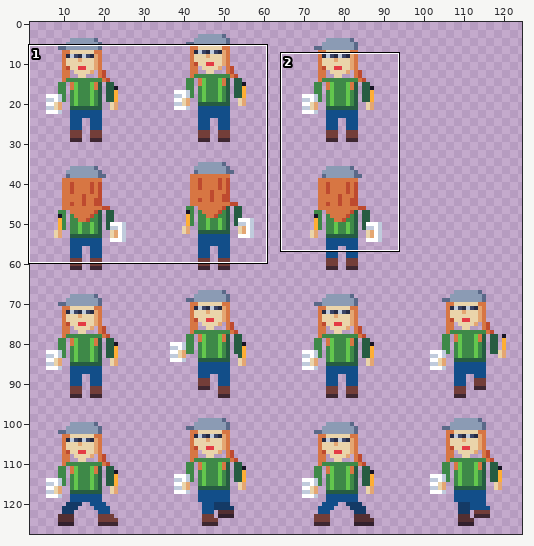
Pixel-art file: assets/textures/characters/pubivisailija_naaras_32.aseprite. The picture above shows the old version from afar; the outline marks the close-up.
Close-up. Earlier state:
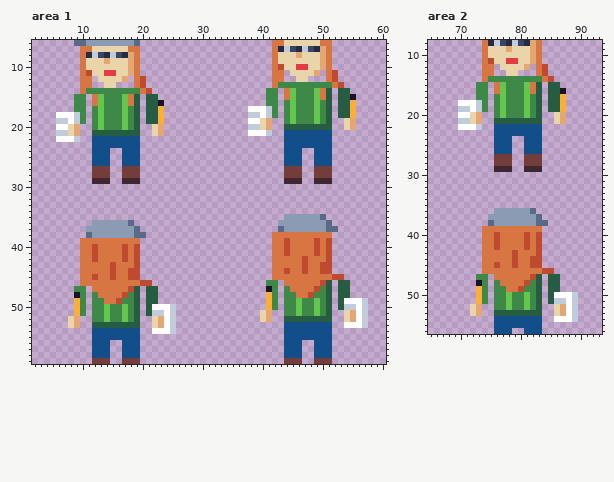
128x128 pixels, 1 frame. Shown: area 1: x 2..60, y 6..59; area 2: x 65..93, y 8..56. The wide view leaves out empty margins. The commit also changed other parts of the picture, which this record leaves out.
After the commit:
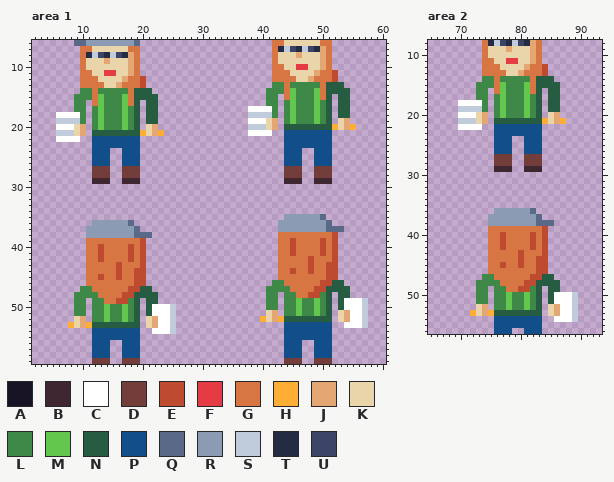
Palette (. is transparent): A #181425  B #3e2731  C #ffffff  D #733e39  E #be4a2f  F #e43b44  G #d77643  H #feae34  J #e4a672  K #ead4aa  L #3e8948  M #63c74d  N #265c42  P #124e89  Q #5a6988  R #8b9bb4  S #c0cbdc  T #262b44  U #3a4466
From old to new:
--- area 1
@@ x 2..60 @@
  9 ........GKKKJKKKJG......................GKKKKKKKJG.........
-10 ........GKKKKKKKJG......................GEKKFFKKJG.........
-11 ........GEKKFFKKJG......................GG.KKKKJ.GE........
-12 ........GG.KKKKJ.GE.....................GG..KK...GE........
-13 ........GG..KK...GE.....................GLLLLLLLLLGE.......
-14 ........GLLLLLLLLLGE...................LL.GMLLLMGN.NN......
-15 .......LL.GMLLLMGN.NN..................LL.GMLLLMGN.NNA.....
-16 .......LL.GMLLLMGN.NNA.................LL.LMLLLMLN.NNH.....
-17 .......LL.LMLLLMLN.NNH..............CCCSL.LMLLLMLN.NNH.....
-18 ....CCCSL.LMLLLMLN.NNH..............SSCSL.LMLLLMLN.NNH.....
-19 ....SSCSL.LMLLLMLN.NNH..............CCKJ..LMLLLMLN..KJ.....
-20 ....CCKJ..LMLLLMLN..KJ..............SSKJ..NNNNNNNN..KJ.....
-21 ....SSKJ..NNNNNNNN..KJ..............CCCS..PPPPPPPP.........
-22 ....CCCS..PPPPPPPP........................PPPPPPPP.........
+10 ........GKKKKKKKJG......................GGKKFFKKJG.........
+11 ........GGKKFFKKJG......................GGGKKKKJGGE........
+12 ........GGGKKKKJGGE.....................GGGGKKJGGGE........
+13 ........GGGGKKJGGGE.....................LLGLLLLLGNNN.......
+14 ........LLGLLLLLGNNN...................LLLGMLLLMGNNNN......
+15 .......LLLGMLLLMGNNNN..................LL.GMLLLMGN.NN......
+16 .......LL.GMLLLMGN.NN..................LL.LMLLLMLN.NN......
+17 .......LL.LMLLLMLN.NN...............CCCCL.LMLLLMLN.NN......
+18 ....CCCCL.LMLLLMLN.NN...............SSSSL.LMLLLMLN.NN......
+19 ....SSSSL.LMLLLMLN.NN...............CCCKJ.LMLLLMLN.KJ......
+20 ....CCCKJ.LMLLLMLN.KJ...............SSSKJ.NNNNNNNNHKJH.....
+21 ....SSSKJ.NNNNNNNNHKJH..............CCCC..PPPPPPPP.........
+22 ....CCCC..PPPPPPPP........................PPPPPPPP.........
 23 ..........PPPPPPPP........................PPPPPPPP.........
@@ x 2..60 @@
 36 ..........RRRRRRQ........................RRRRRRRRQ.........
-37 .........RRRRRRRRQ.......................QRRRRRRRQQ........
-38 .........QRRRRRRRQQ.....................GGGGGGGGGG.........
-39 ........GGGGGGGGGG......................GGEGGGGEGE.........
-40 ........GGEGGGGEGE......................GGEGGGGEGE.........
-41 ........GGEGGGGEGE......................GGEGGGGEGE.........
-42 ........GGEGGGGEGE......................GGGGGEGGGE.........
-43 ........GGGGGEGGGE......................GGGGGEGGEE.........
-44 ........GGGGGEGGEE......................GGEGGEGGEE.........
-45 ........GGEGGEGGEE......................GGGGGGGGGGEE.......
-46 ........GGGGGGGGGGEE...................LL.GGGGGGEN.NN......
-47 .......LL.GGGGGGEN.NN..................AL.LGGGGELN.NN......
-48 .......AL.LGGGGELN.NN..................HL.LLGGELLN.NN......
-49 .......HL.LLGGELLN.NN..................HL.LLMLLMLN.NCCCS...
-50 .......HL.LLMLLMLN.NCCCS...............HL.LLMLLMLN.NSSCS...
-51 .......HL.LLMLLMLN.NSSCS..............KJ..LLMLLMLN..KJCS...
-52 ......KJ..LLMLLMLN..KJCS..............KJ..NNNNNNNN..KJCS...
-53 ......KJ..NNNNNNNN..KJCS..................PPPPPPPP..CCCS...
+37 .........RRRRRRRRQ.......................RRRRRRRRQQQ.......
+38 .........RRRRRRRRQQQ.....................GGGGGGGGGE........
+39 .........GGGGGGGGGE......................GGEGGGGEGE........
+40 .........GGEGGGGEGE......................GGEGGGGEGE........
+41 .........GGEGGGGEGE......................GGEGGGGEGE........
+42 .........GGEGGGGEGE......................GGGGGEGGGE........
+43 .........GGGGGEGGGE......................GGGGGEGGEE........
+44 .........GGGGGEGGEE......................GGEGGEGGEE........
+45 .........GGEGGEGGEE......................GGGGGGGGEE........
+46 .........GGGGGGGGEE.....................LLGGGGGGEENN.......
+47 ........LLGGGGGGEENN...................LLLLGGGGEENNNN......
+48 .......LLLLGGGGEENNNN..................LL.LLGGEELN.NN......
+49 .......LL.LLGGEELN.NN..................LL.LLMLLMLN.NCCCS...
+50 .......LL.LLMLLMLN.NCCCS...............LL.LLMLLMLN.NCCCS...
+51 .......LL.LLMLLMLN.NCCCS...............KJ.LLMLLMLN.KJCCS...
+52 .......KJ.LLMLLMLN.KJCCS..............HKJHNNNNNNNN.KJCCS...
+53 ......HKJHNNNNNNNN.KJCCS..................PPPPPPPP..CCCS...
 54 ..........PPPPPPPP..CCCS..................PPPPPPPP.........
--- area 2
@@ x 70..89 @@
 10 ....GKKKKKKKJG......
-11 ....GEKKFFKKJG......
-12 ....GG.KKKKJ.GE.....
-13 ....GG..KK...GE.....
-14 ....GLLLLLLLLLGE....
-15 ...LL.GMLLLMGN.NN...
-16 ...LL.GMLLLMGN.NNA..
-17 ...LL.LMLLLMLN.NNH..
-18 CCCSL.LMLLLMLN.NNH..
-19 SSCSL.LMLLLMLN.NNH..
-20 CCKJ..LMLLLMLN..KJ..
-21 SSKJ..NNNNNNNN..KJ..
-22 CCCS..PPPPPPPP......
+11 ....GGKKFFKKJG......
+12 ....GGGKKKKJGGE.....
+13 ....GGGGKKJGGGE.....
+14 ....LLGLLLLLGNNN....
+15 ...LLLGMLLLMGNNNN...
+16 ...LL.GMLLLMGN.NN...
+17 ...LL.LMLLLMLN.NN...
+18 CCCCL.LMLLLMLN.NN...
+19 SSSSL.LMLLLMLN.NN...
+20 CCCKJ.LMLLLMLN.KJ...
+21 SSSKJ.NNNNNNNNHKJH..
+22 CCCC..PPPPPPPP......
 23 ......PPPPPPPP......
@@ x 70..89 @@
 37 .....RRRRRRRRQ......
-38 .....QRRRRRRRQQ.....
-39 ....GGGGGGGGGG......
-40 ....GGEGGGGEGE......
-41 ....GGEGGGGEGE......
-42 ....GGEGGGGEGE......
-43 ....GGGGGEGGGE......
-44 ....GGGGGEGGEE......
-45 ....GGEGGEGGEE......
-46 ....GGGGGGGGGGEE....
-47 ...LL.GGGGGGEN.NN...
-48 ...AL.LGGGGELN.NN...
-49 ...HL.LLGGELLN.NN...
-50 ...HL.LLMLLMLN.NCCCS
-51 ...HL.LLMLLMLN.NSSCS
-52 ..KJ..LLMLLMLN..KJCS
-53 ..KJ..NNNNNNNN..KJCS
+38 .....RRRRRRRRQQQ....
+39 .....GGGGGGGGGE.....
+40 .....GGEGGGGEGE.....
+41 .....GGEGGGGEGE.....
+42 .....GGEGGGGEGE.....
+43 .....GGGGGEGGGE.....
+44 .....GGGGGEGGEE.....
+45 .....GGEGGEGGEE.....
+46 .....GGGGGGGGEE.....
+47 ....LLGGGGGGEENN....
+48 ...LLLLGGGGEENNNN...
+49 ...LL.LLGGEELN.NN...
+50 ...LL.LLMLLMLN.NCCCS
+51 ...LL.LLMLLMLN.NCCCS
+52 ...KJ.LLMLLMLN.KJCCS
+53 ..HKJHNNNNNNNN.KJCCS
 54 ......PPPPPPPP..CCCS
Boxes around the changes in both close-ups, in picture pixels (x1, y1, x2, y2):
changed: (260, 64, 356, 136)
changed: (68, 70, 164, 142)
changed: (260, 226, 356, 322)
changed: (68, 232, 164, 328)
changed: (470, 58, 566, 130)
changed: (470, 220, 566, 316)
